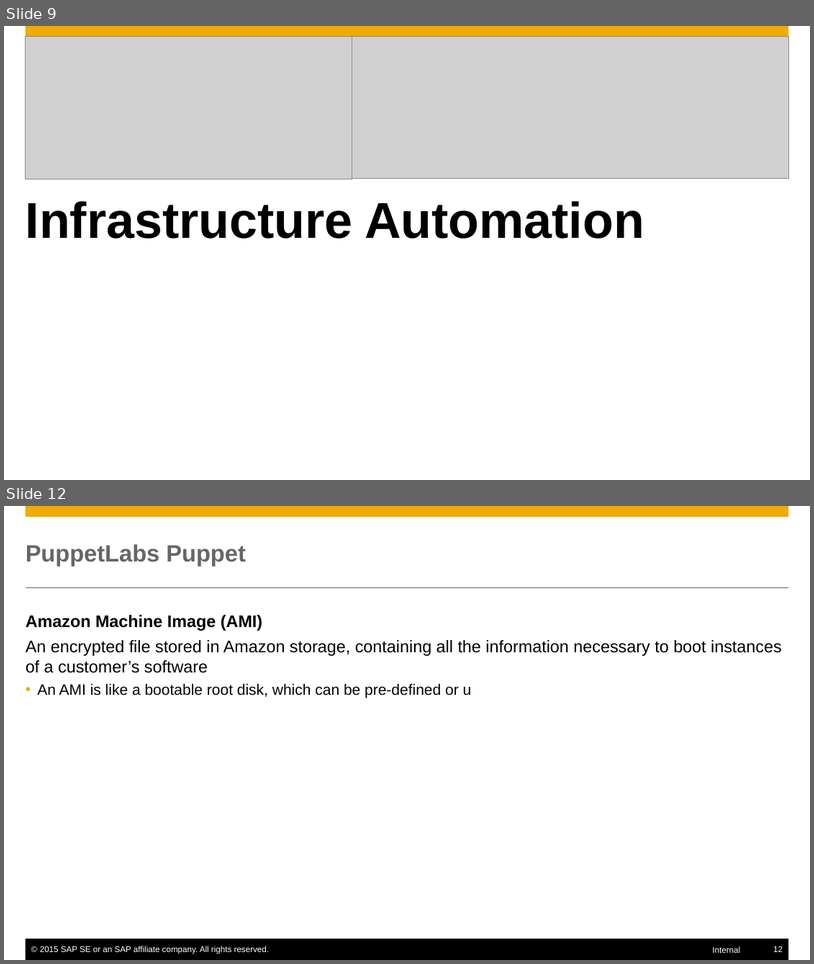
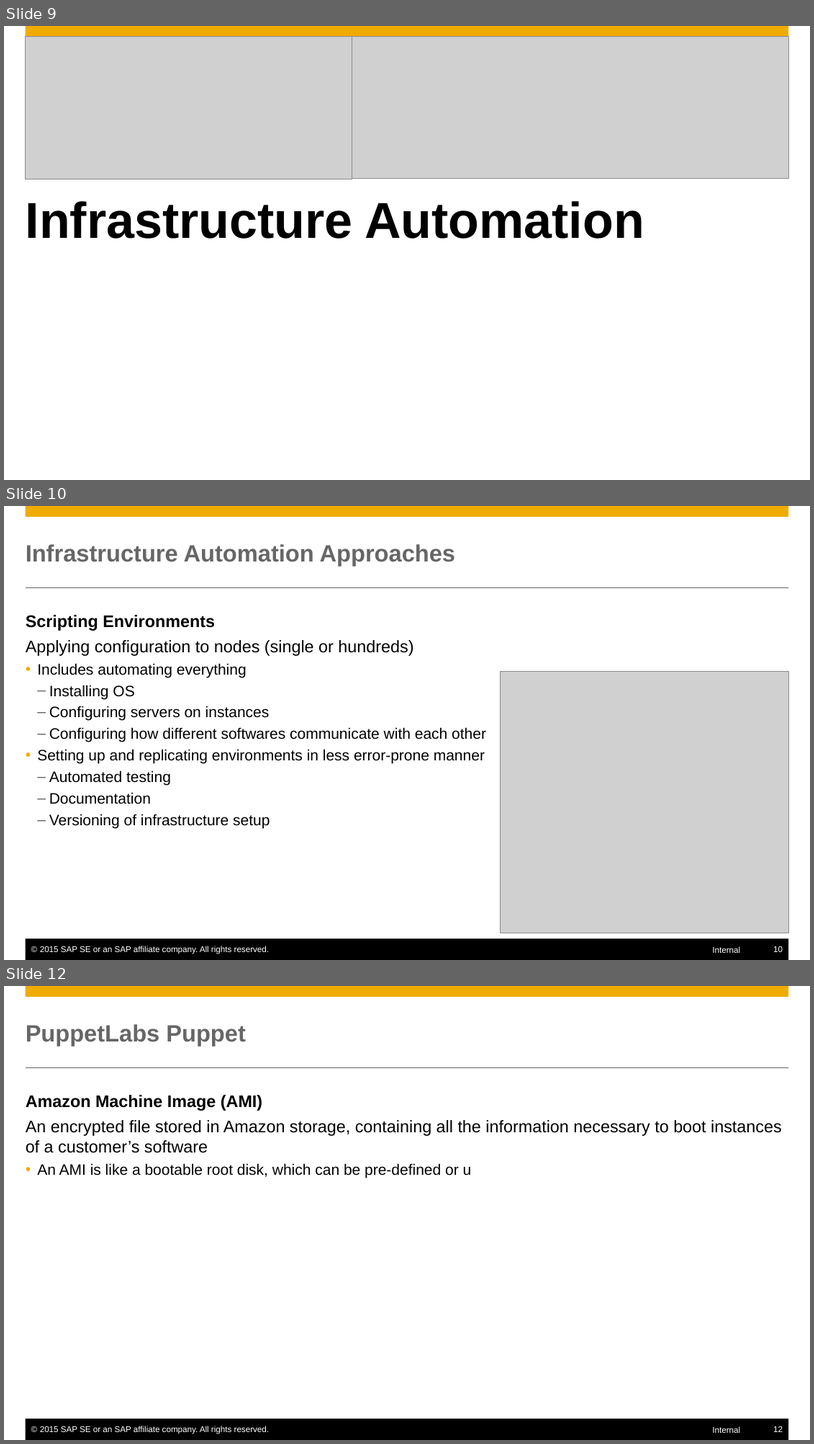
Before and after one commit to Hingo/ansible_meteor, a slide deck: presentation/slides.pptx. Shown one above the other, each under a label of ours: slides 9 and 12 before the commit, slides 9, 10 and 12 after it; the slides between them are not shown. The pictures are 814x964 and 814x1444 pixels, drawn with LibreOffice and Linux fonts; fonts in the diff are those of the drawing; grey boxes stand for pictures; background and template pictures are left out. Boxes give left, top, right and bottom in pixels: in the first picture for what was removed or moved away, otherwise in the second. Text is boxed around its words. In the diff, an @@ line names an element or a change of style, - is before the commit and + after.

Commit message:
removed the template and included Infra Automation

```diff
--- a/presentation/slides.pptx
+++ b/presentation/slides.pptx
@@ slide 10 added at box(4, 506, 810, 960), background #FFFFFF; not listed: 6 template elements that a slide beside it also shows @@
@@ title added at box(26, 544, 456, 566), 28 pt, text #666666, bold @@
+Infrastructure Automation Approaches
@@ text added at box(26, 615, 486, 828), 18 pt, text #000000 @@
+Scripting Environments
+  Applying configuration to nodes (single or hundreds)
+    • Includes automating everything
+      – Installing OS
+      – Configuring servers on instances
+      – Configuring how different softwares communicate with each other
+    • Setting up and replicating environments in less error-prone manner
+      – Automated testing
+      – Documentation
+      – Versioning of infrastructure setup
@@ picture added at box(500, 671, 789, 933) @@
```
Also in this commit, not shown: 3 slides changed, 4 other slides added, 1 slide removed.
